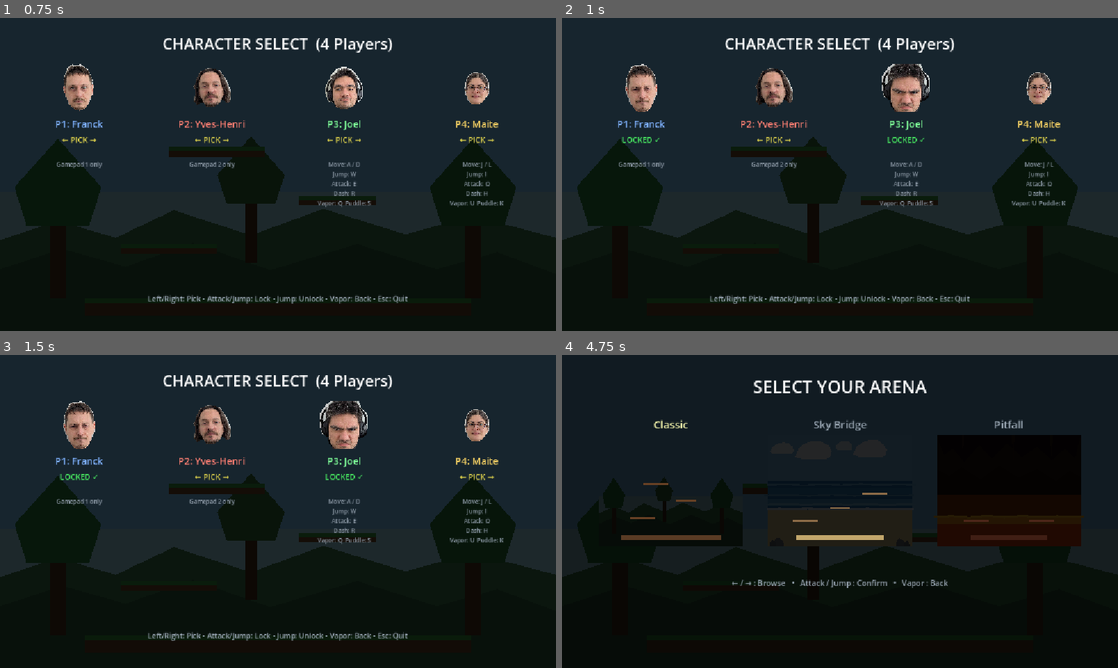
Above: before the commit, frames 1-4 (two rows, left to right).
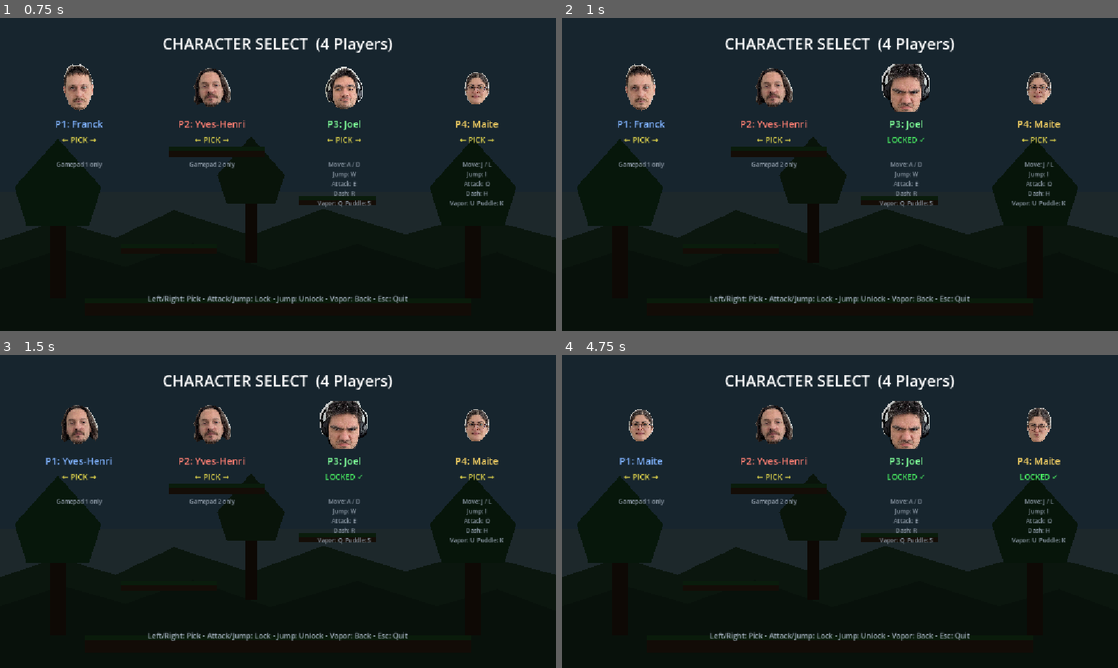
Above: after the commit, the same moments.

Repository: yhovart/smash-hero-rockit
Game: Godot game, scene res://main.tscn
Two runs of this game, one before a commit and one after it. Both use one fixed random seed, a clock stepped at 60 frames per second and the inputs below.
Inputs:
- Up to frame 1 (0.75 s): tap Enter at 0.5 s; hold D (p1_right) from 0.53 s (still down); tap E (p1_attack) at 0.6 s
- Up to frame 2 (1 s): keep holding D (p1_right); tap W (p1_jump) at 0.77 s
- Up to frame 3 (1.5 s): tap Space at 1.25 s; release D (p1_right) at 1.28 s; hold F2 (p1_right, bound only after the commit) from 1.28 s (still down); tap R (p1_dash, bound only before the commit) at 1.35 s
- Up to frame 4 (4.75 s): tap W (p1_jump, bound only before the commit) at 1.52, 3.02, 3.77, 4.52 s; tap Enter at 2, 3.5 s; release F2 (p1_right, bound only after the commit) at 2.03 s; hold F1 (p1_left, bound only after the commit) 2.03-2.78 s; tap F6 (p1_puddle, bound only after the commit) at 2.1 s; tap Space at 2.75, 4.25 s; hold F2 (p1_right, bound only after the commit) 2.78-4.28 s; tap S (p1_puddle, bound only before the commit) at 2.85 s; tap Q (p1_vapor, bound only before the commit) at 3.6 s; hold F1 (p1_left, bound only after the commit) from 4.28 s (still down); tap O (p2_attack, bound only before the commit) at 4.35 s

Frame 1 is identical in both runs. In frame 2, 0.4% of the frame differs, in the area x 10-18%, y 14-40%; in frame 3, 0.9%; in frame 4, 18%, in the area x 7-94%, y 6-92%.

Commit message:
fix P4 selection

Diff:
--- a/main.gd
+++ b/main.gd
@@ -220,8 +220,11 @@
 	_arena_layer.visible = (phase == MenuPhase.ARENA_SELECT)
 	hud.visible = (phase == MenuPhase.NONE and not is_result_active)
 	if phase == MenuPhase.PLAYER_COUNT:
+		_restore_default_keyboard_layout()
 		_update_count_ui()
 	elif phase == MenuPhase.CHARACTER_SELECT:
+		if num_players >= 3:
+			_apply_keyboard_layout_for_player_count()
 		_reset_char_select()
 		_update_char_ui()
 	elif phase == MenuPhase.ARENA_SELECT:
@@ -946,7 +949,6 @@
 	end_screen.visible = false
 	_set_gameplay_enabled(false)
 	hud.visible = false
-	_restore_default_keyboard_layout()
 	_show_phase(MenuPhase.PLAYER_COUNT)
 
 
